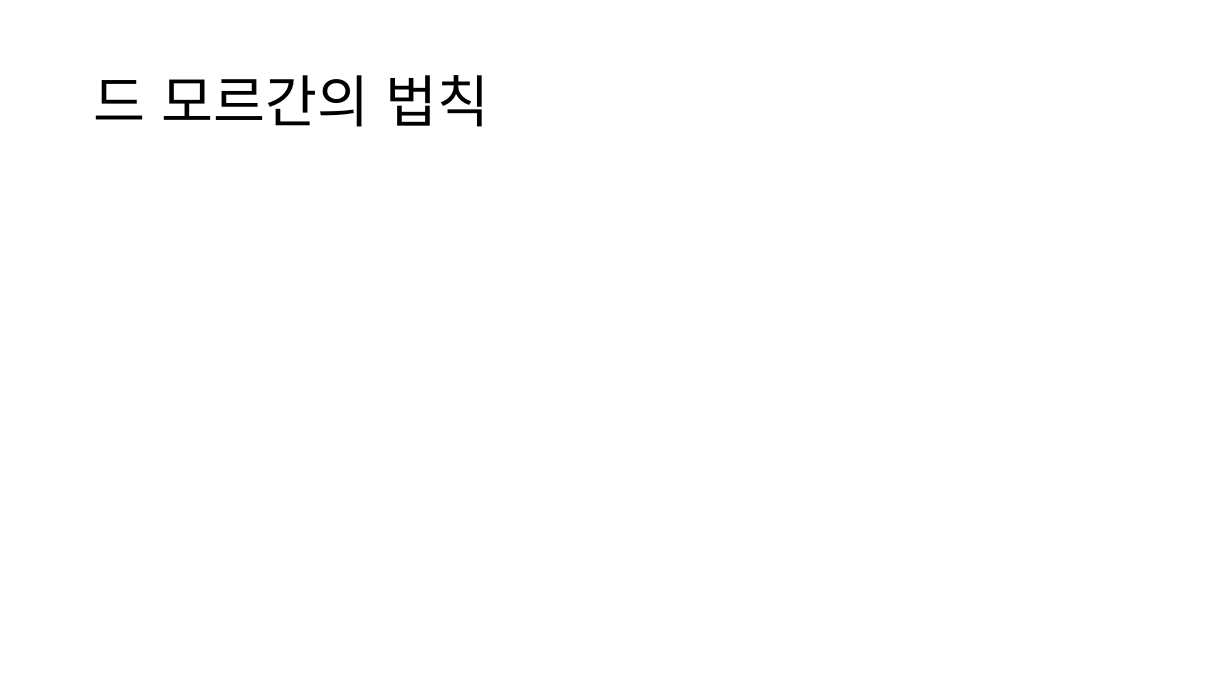
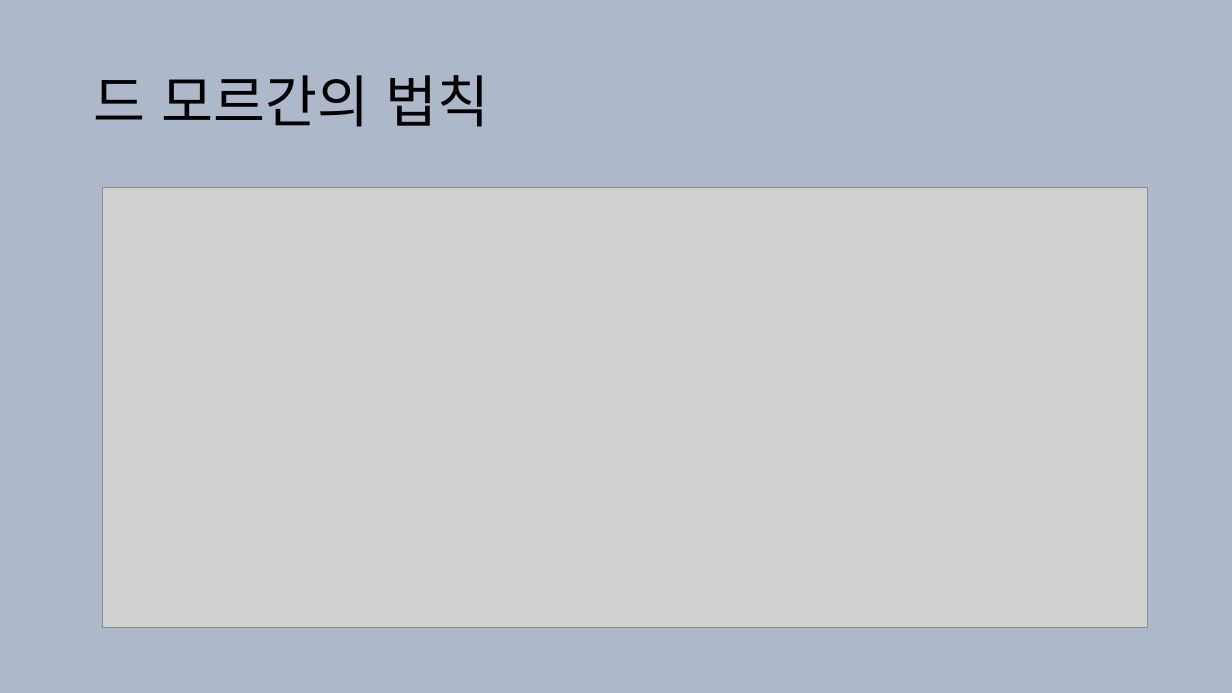
Before and after one commit to jwl1109/IOT, a slide deck: slide 6 of VLSI design 설계 실습/2025-05-28.pptx (slide 3 before the commit). Drawn at 1232x693 pixels with LibreOffice and Linux fonts; fonts in the diff are those of the drawing; grey boxes stand for pictures. Boxes give left, top, right and bottom in pixels: in the first picture for what was removed or moved away, otherwise in the second. Text is boxed around its words. In the diff, an @@ line names an element or a change of style, - is before the commit and + after.

```diff
--- a/VLSI design 설계 실습/2025-05-28.pptx
+++ b/VLSI design 설계 실습/2025-05-28.pptx
@@ background #FFFFFF to #ADB9CA @@
@@ picture added at [103,188,1148,628] @@
```
Also in this commit, not shown: 12 other slides changed, 9 slides added, 8 slides removed, 4 other files.
